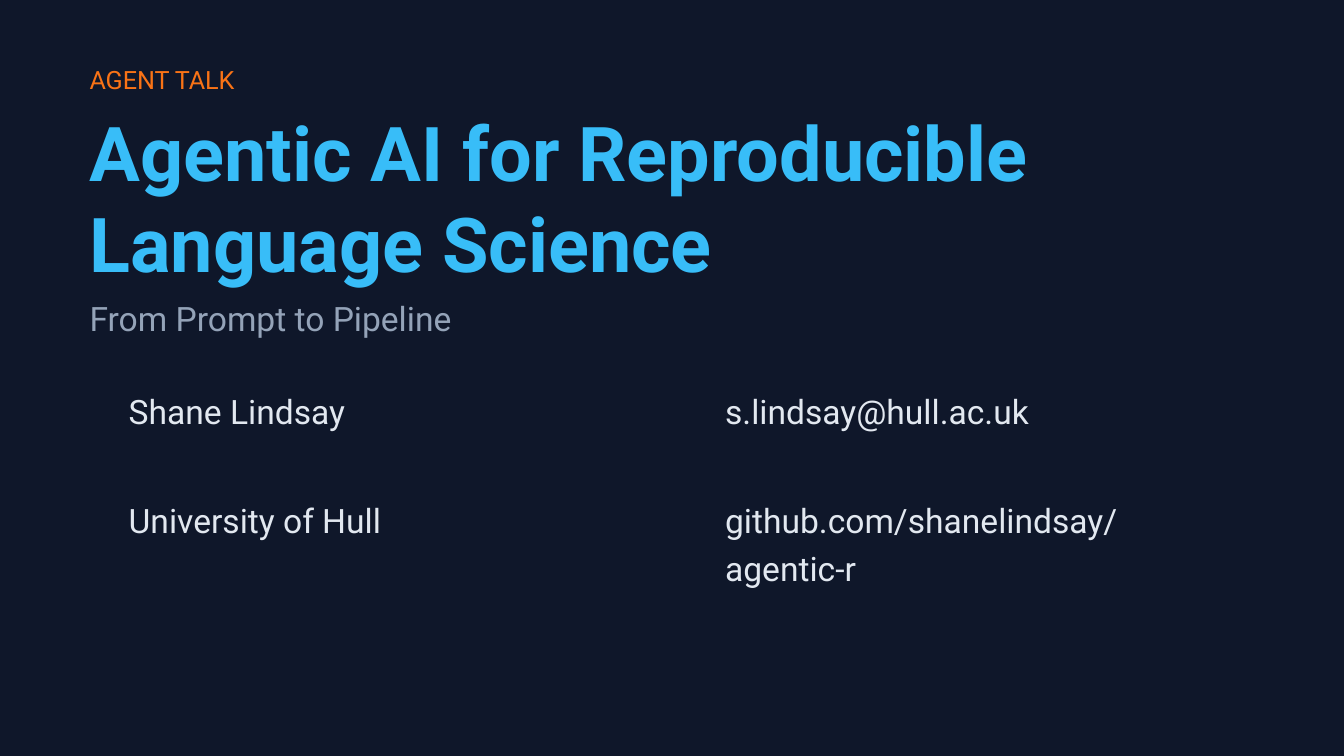
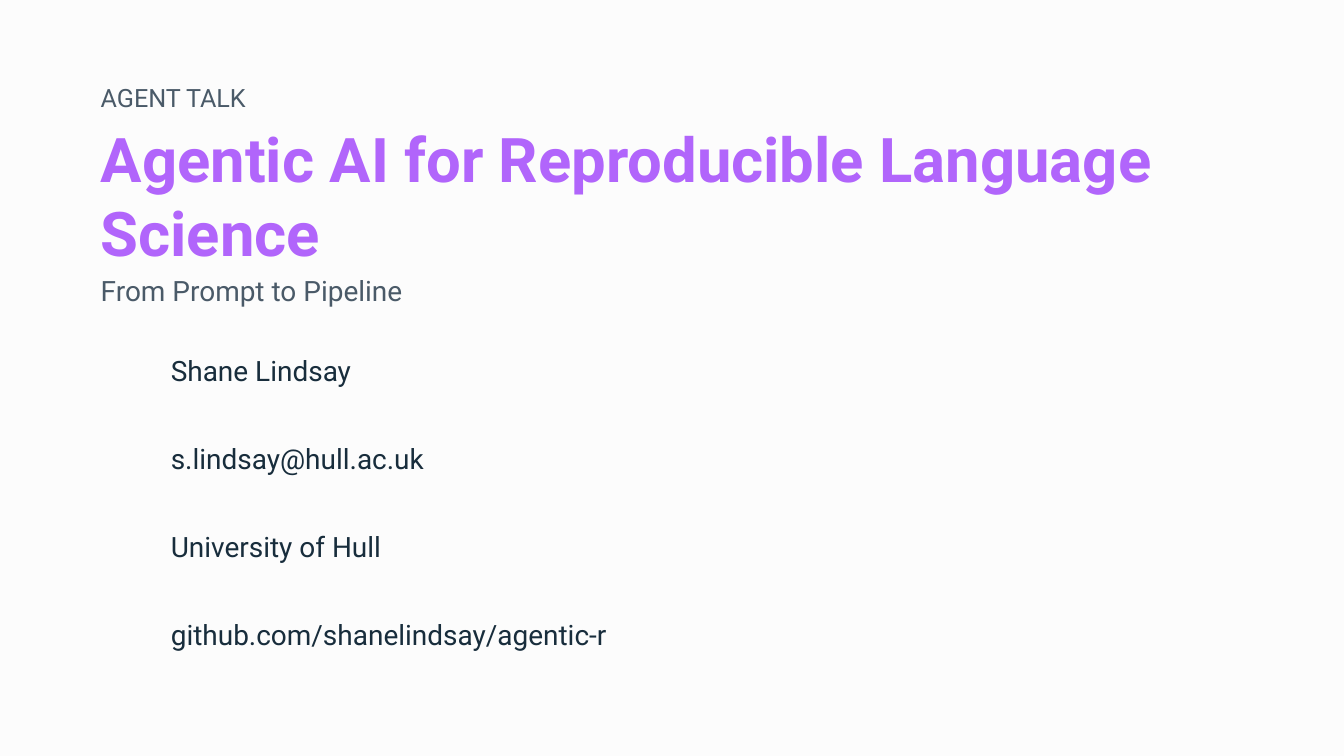
Before and after one commit to shanelindsay/agentic-r, a slide deck: slide 1 of slides-new/Agentic-AI-Agent-Talk.pptx. Drawn at 1344x756 pixels with LibreOffice and Linux fonts; fonts in the diff are those of the drawing. Boxes give left, top, right and bottom in pixels: in the first picture for what was removed or moved away, otherwise in the second. Text is boxed around its words. In the diff, an @@ line names an element or a change of style, - is before the commit and + after.

```diff
--- a/slides-new/Agentic-AI-Agent-Talk.pptx
+++ b/slides-new/Agentic-AI-Agent-Talk.pptx
@@ background #0F172A to #FCFCFC @@
@@ text "AGENT TALK": place and size @@
-text "AGENT TALK" at [90,71,235,90]
+text "AGENT TALK" at [101,89,246,107]
@@ text "AGENT TALK" at [101,89,246,107]: text colour #F97316 to #4A5A68; line spacing 19.2pt to 18.2pt @@
@@ text "Agentic AI for Reproducible Language ...": place and size @@
-text "Agentic AI for Reproducible Language ..." at [90,123,1027,288]
+text "Agentic AI for Reproducible Language ..." at [101,135,1152,257]
@@ text "Agentic AI for Reproducible Language ..." at [101,135,1152,257]: size 40.5 to 33 pt, text colour #38BDF8 to #B165FB @@
@@ text "From Prompt to Pipeline": place and size @@
-text "From Prompt to Pipeline" at [90,306,452,338]
+text "From Prompt to Pipeline" at [101,280,402,307]
@@ text "From Prompt to Pipeline" at [101,280,402,307]: size 18 to 15 pt, text colour #94A3B8 to #4A5A68; line spacing 25.6pt to 20.2pt @@
@@ text "Shane Lindsay": place and size @@
-text "Shane Lindsay" at [129,398,345,431]
+text "Shane Lindsay" at [171,360,351,387]
@@ text "s.lindsay@hull.ac.uk": place and size @@
-text "s.lindsay@hull.ac.uk" at [725,398,1029,432]
+text "s.lindsay@hull.ac.uk" at [171,448,424,475]
@@ text "University of Hull": place and size @@
-text "University of Hull" at [129,507,381,540]
+text "University of Hull" at [171,535,381,563]
@@ size 18 to 15 pt, text colour #E2E8F0 to #182D3C; line spacing 25.6pt to 18.8pt in 4 elements at [171,535,381,563], [171,360,351,387], [171,448,424,475], [171,624,607,651] @@
@@ text "github.com/shanelindsay/agentic-r": place and size @@
-text "github.com/shanelindsay/agentic-r" at [725,507,1117,588]
+text "github.com/shanelindsay/agentic-r" at [171,624,607,651]
```
Also in this commit, not shown: 20 other slides changed, 52 other files.
